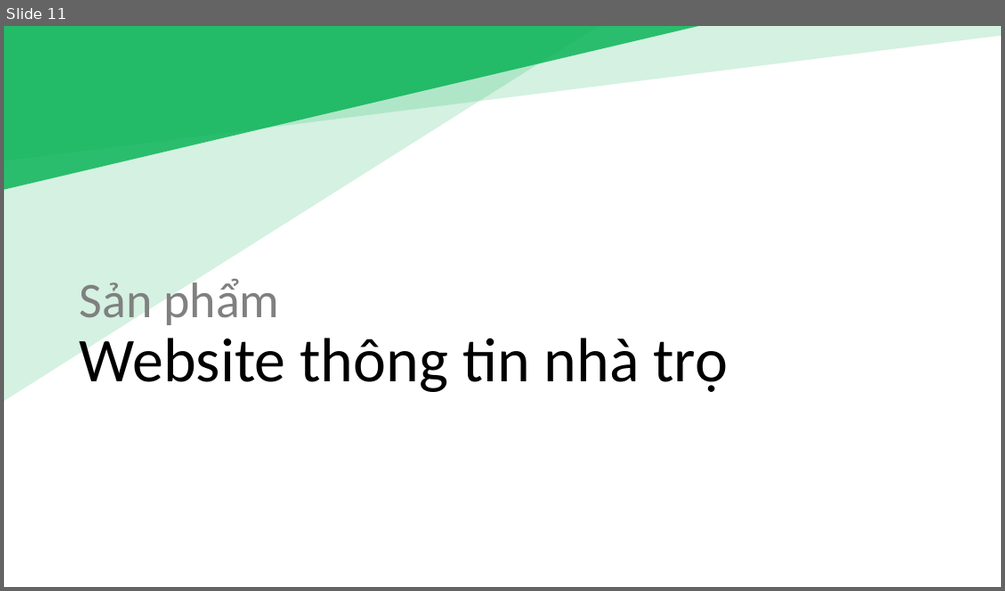
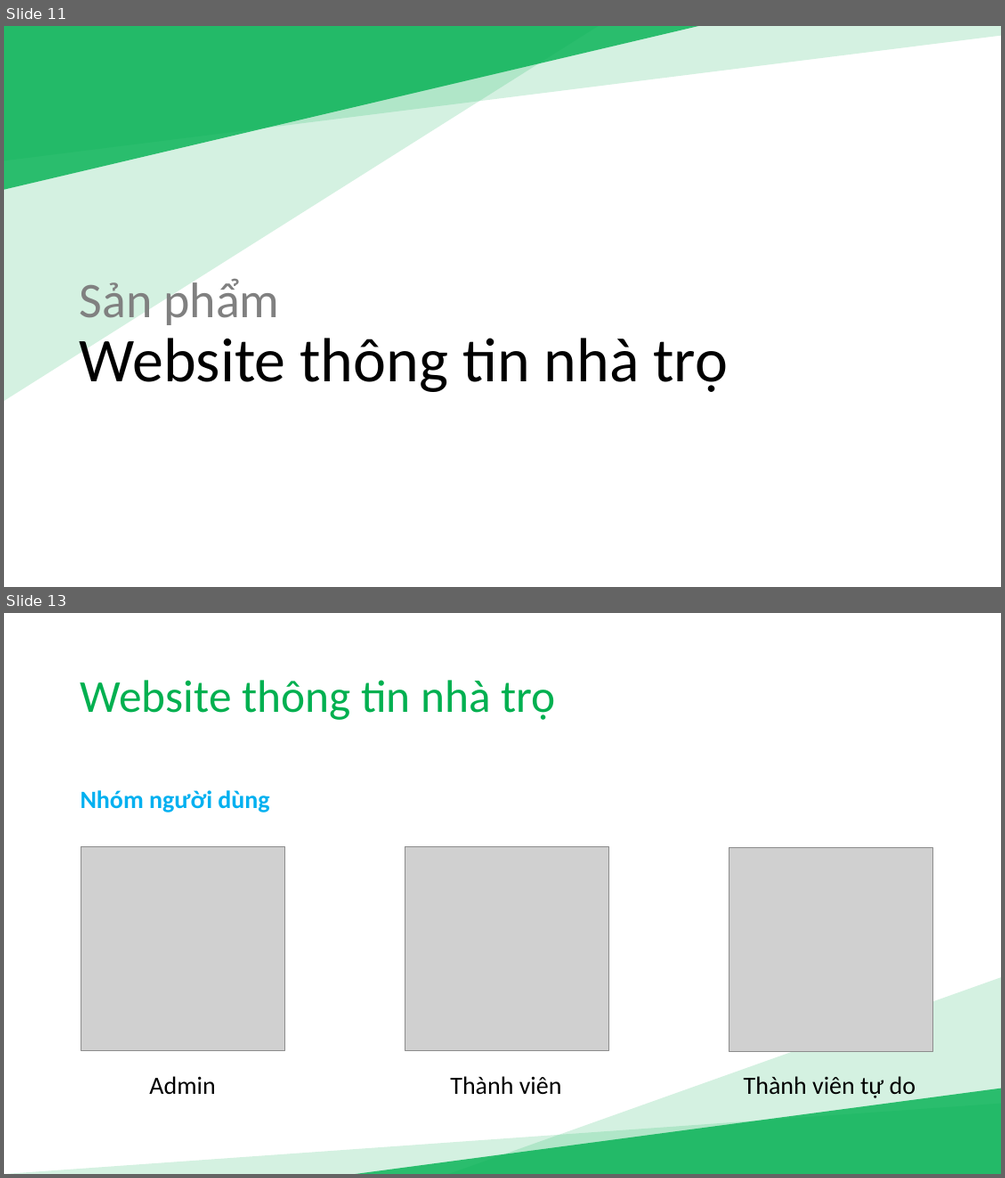
Before and after one commit to duduct/NienLuan4, a slide deck: docs/NL04_Báo cáo niên luận.pptx. Shown one above the other, each under a label of ours: slide 11 before the commit, slides 11 and 13 after it; the slides between them are not shown. The pictures are 1005x591 and 1005x1178 pixels, drawn with LibreOffice and Linux fonts; fonts in the diff are those of the drawing; grey boxes stand for pictures. Boxes give left, top, right and bottom in pixels: in the first picture for what was removed or moved away, otherwise in the second. Text is boxed around its words. In the diff, an @@ line names an element or a change of style, - is before the commit and + after.

```diff
--- a/docs/NL04_Báo cáo niên luận.pptx
+++ b/docs/NL04_Báo cáo niên luận.pptx
@@ slide 13 added at <box>4,613,1001,1174</box>, background #FFFFFF @@
@@ title added at <box>81,680,555,720</box>, 44 pt, text #00B050 @@
+Website thông tin nhà trọ
@@ text added at <box>81,790,269,812</box>, 24 pt, text #00B0F0, bold @@
+Nhóm người dùng
@@ picture added at <box>81,846,284,1050</box> @@
@@ picture added at <box>404,846,608,1050</box> @@
@@ picture added at <box>728,848,932,1051</box> @@
@@ right triangle added at <box>449,977,1001,1174</box>, fill #00B050 at 17% opacity @@
@@ text added at <box>149,1076,215,1094</box>, 24 pt, text #000000 @@
+Admin
@@ right triangle added at <box>356,1088,1001,1174</box>, fill #00B050 at 80% opacity @@
@@ text added at <box>450,1076,562,1094</box>, 24 pt, text #000000 @@
+Thành viên
@@ text added at <box>744,1076,915,1100</box>, 24 pt, text #000000 @@
+Thành viên tự do
@@ right triangle added at <box>4,1103,1001,1174</box>, fill #00B050 at 17% opacity @@
```
Also in this commit, not shown: 4 slides changed, 2 other slides added, 1 other file.
